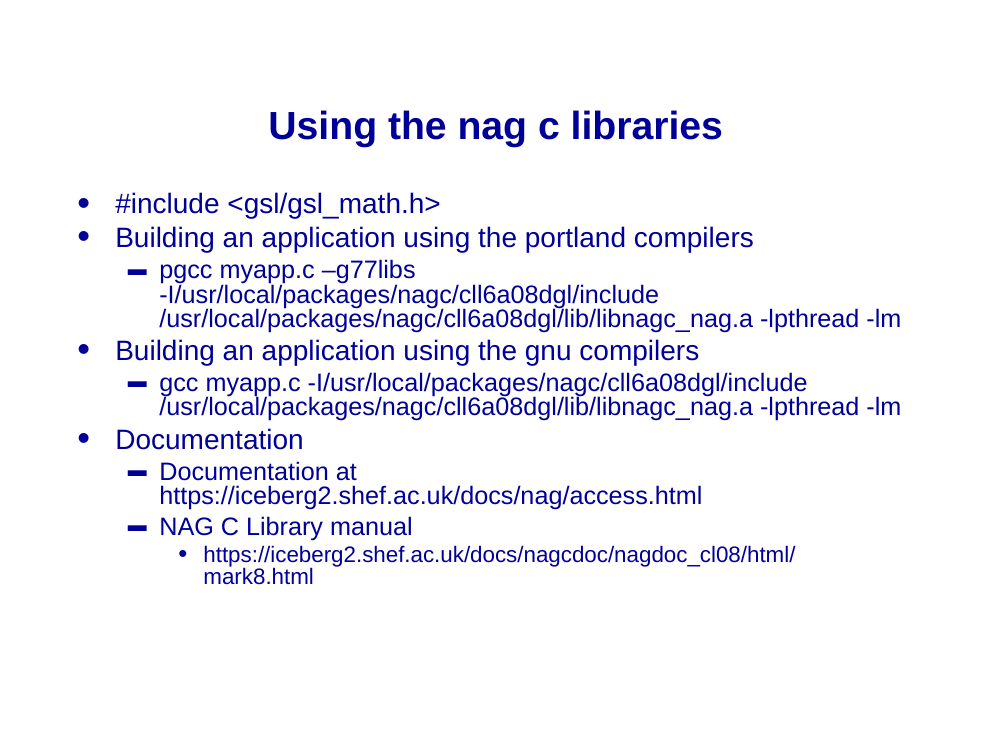
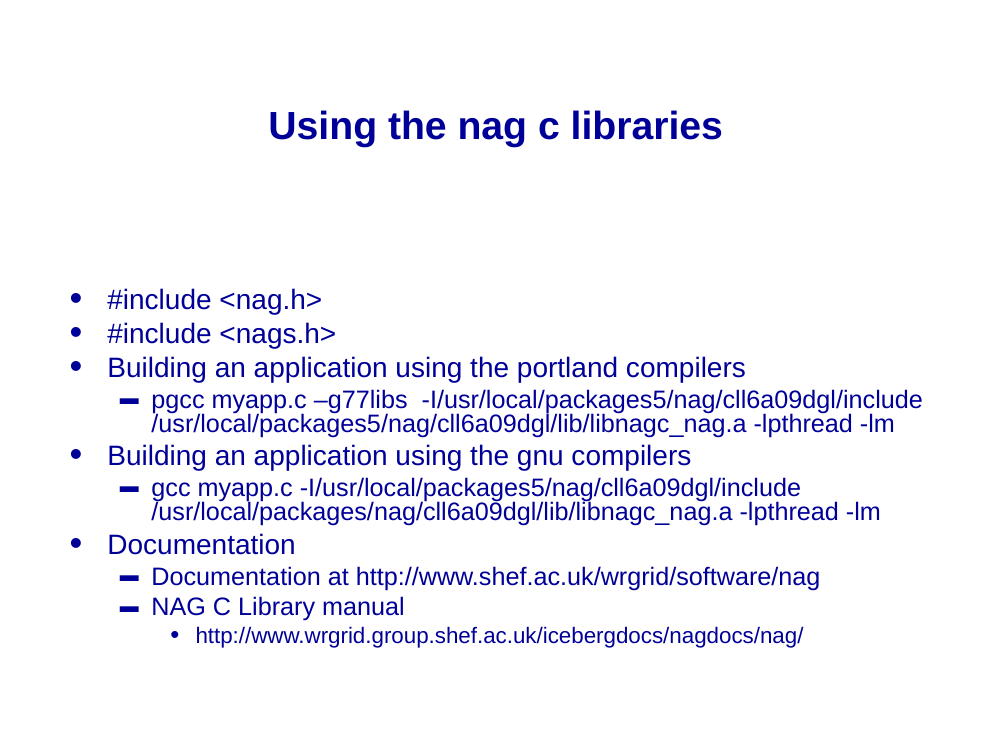
Before and after one commit to mikeg64/iome, a slide deck: slide 53 of src/examples/course/c/presentation/IntrotoC2.ppt (slide 51 before the commit). Drawn at 1008x756 pixels with LibreOffice and Linux fonts; fonts in the diff are those of the drawing; background and template pictures are left out. Boxes give left, top, right and bottom in pixels: in the first picture for what was removed or moved away, otherwise in the second. Text is boxed around its words. In the diff, an @@ line names an element or a change of style, - is before the commit and + after.

```diff
--- a/src/examples/course/c/presentation/IntrotoC2.ppt
+++ b/src/examples/course/c/presentation/IntrotoC2.ppt
@@ text "#include <nag.h>": place and size @@
-text "#include <nag.h>" at [115,192,901,585]
+text "#include <nag.h>" at [107,288,923,648]
@@ text at [107,288,336,348]: text changed @@
-• #include <gsl/gsl_math.h>
+• #include <nag.h>
+• #include <nags.h>
@@ text at [151,389,923,438]: text changed @@
-  ▬ pgcc myapp.c –g77libs -I/usr/local/packages/nagc/cll6a08dgl/include /usr/local/packages/nagc/cll6a08dgl/lib/libnagc_nag.a -lpthread -lm
+  ▬ pgcc myapp.c –g77libs -I/usr/local/packages5/nag/cll6a09dgl/include /usr/local/packages5/nag/cll6a09dgl/lib/libnagc_nag.a -lpthread -lm
@@ text at [151,477,881,526]: text changed @@
-  ▬ gcc myapp.c -I/usr/local/packages/nagc/cll6a08dgl/include /usr/local/packages/nagc/cll6a08dgl/lib/libnagc_nag.a -lpthread -lm
+  ▬ gcc myapp.c -I/usr/local/packages5/nag/cll6a09dgl/include /usr/local/packages/nag/cll6a09dgl/lib/libnagc_nag.a -lpthread -lm
@@ text at [151,566,821,591]: text changed @@
-  ▬ Documentation at https://iceberg2.shef.ac.uk/docs/nag/access.html
+  ▬ Documentation at http://www.shef.ac.uk/wrgrid/software/nag
@@ text at [196,626,804,648]: text changed @@
-    • https://iceberg2.shef.ac.uk/docs/nagcdoc/nagdoc_cl08/html/mark8.html
+    • http://www.wrgrid.group.shef.ac.uk/icebergdocs/nagdocs/nag/
```
Also in this commit, not shown: 1 other slide changed, 2 slides added, 5 other files.
